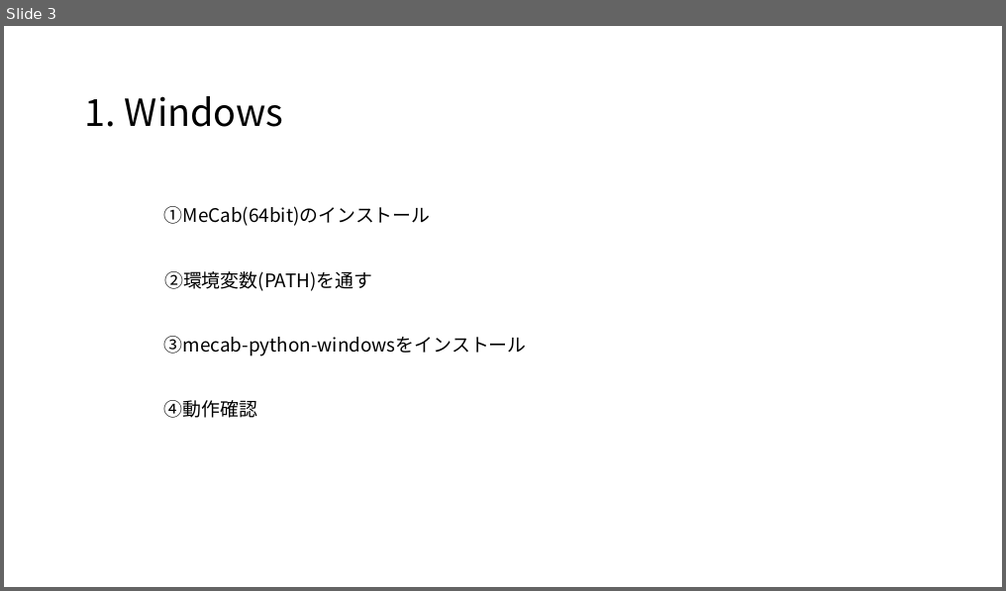
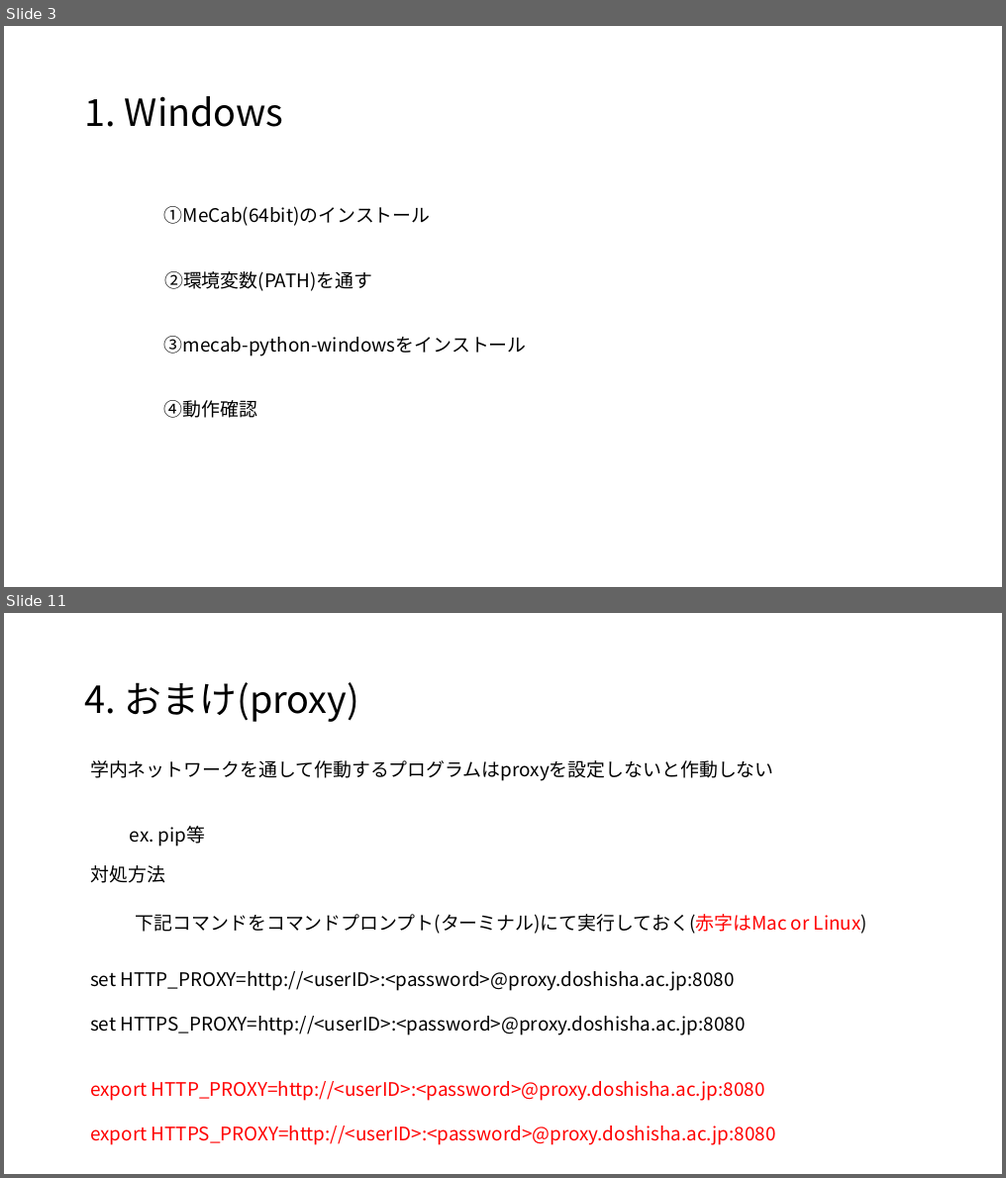
Before and after one commit to satetsu007/NLP_test, a slide deck: doc/mecab.pptx. Shown one above the other, each under a label of ours: slide 3 before the commit, slides 3 and 11 after it; the slides between them are not shown. The pictures are 1006x591 and 1006x1178 pixels, drawn with LibreOffice and Linux fonts; fonts in the diff are those of the drawing. Boxes give left, top, right and bottom in pixels: in the first picture for what was removed or moved away, otherwise in the second. Text is boxed around its words. In the diff, an @@ line names an element or a change of style, - is before the commit and + after.

```diff
--- a/doc/mecab.pptx
+++ b/doc/mecab.pptx
@@ slide 11 added at [4,613,1002,1174], background #FFFFFF @@
@@ text added at [85,682,359,722], 36 pt, text #000000 @@
+4. おまけ(proxy)
@@ text added at [90,761,774,781], 18 pt, text #000000 @@
+学内ネットワークを通して作動するプログラムはproxyを設定しないと作動しない
@@ text added at [130,826,206,847], 18 pt, text #000000 @@
+ex. pip等
@@ text added at [91,865,166,883], 18 pt, text #000000 @@
+対処方法
@@ text added at [136,914,867,934], 18 pt, text #000000 @@
+下記コマンドをコマンドプロンプト(ターミナル)にて実行しておく(赤字はMac or Linux)
@@ text added at [90,971,746,1036], 18 pt, text #000000 @@
+set HTTP_PROXY=http://<userID>:<password>@proxy.doshisha.ac.jp:8080
+set HTTPS_PROXY=http://<userID>:<password>@proxy.doshisha.ac.jp:8080
@@ text added at [90,1081,776,1146], 18 pt, text #FF0000 @@
+export HTTP_PROXY=http://<userID>:<password>@proxy.doshisha.ac.jp:8080
+export HTTPS_PROXY=http://<userID>:<password>@proxy.doshisha.ac.jp:8080
```
Also in this commit, not shown: 7 slides changed, 1 other slide added, 1 other file.
